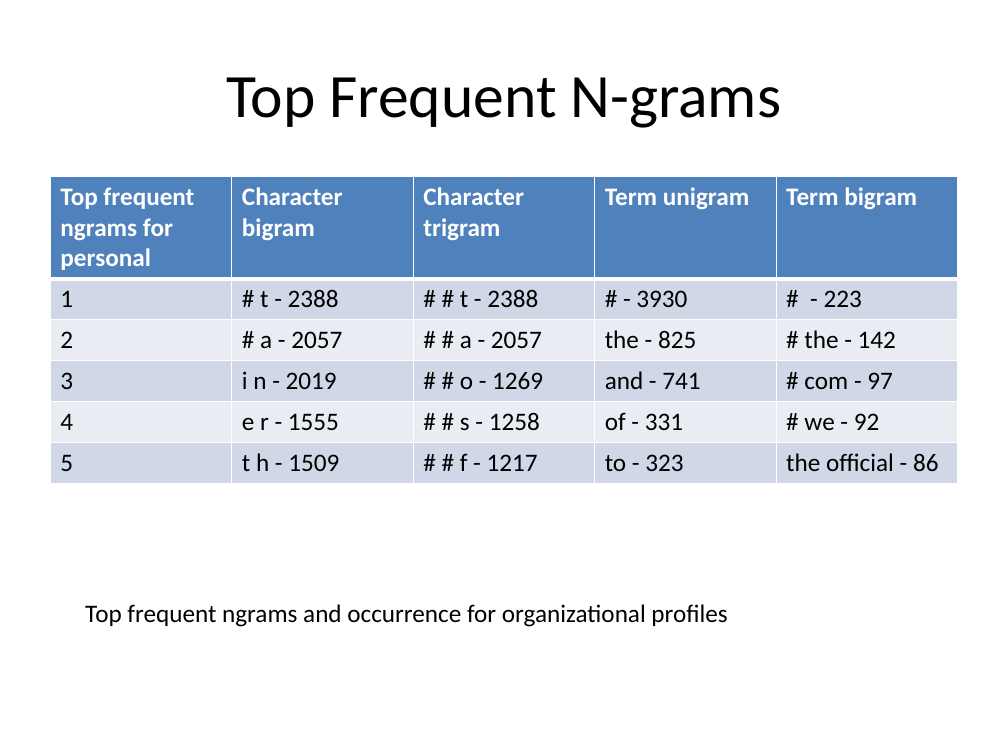
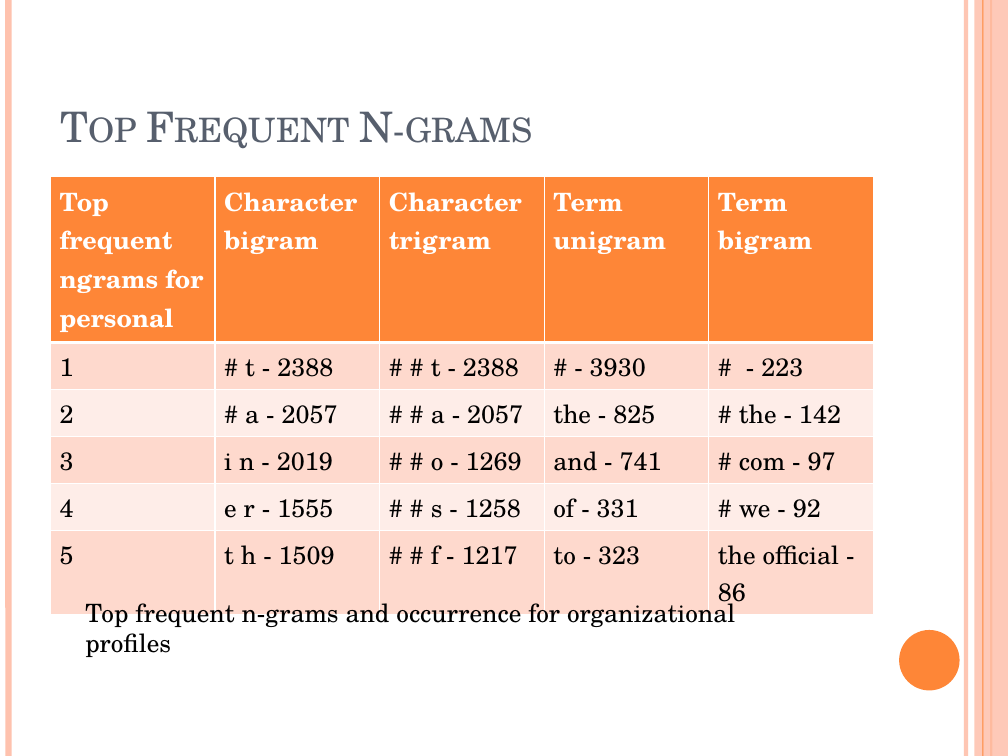
Before and after one commit to ttang10/Organization_Detection_ML, a slide deck: slide 14 of Organization Detection.pptx. Drawn at 1008x756 pixels with LibreOffice and Linux fonts; fonts in the diff are those of the drawing. Boxes give left, top, right and bottom in pixels: in the first picture for what was removed or moved away, otherwise in the second. Text is boxed around its words. In the diff, an @@ line names an element or a change of style, - is before the commit and + after.

```diff
--- a/Organization Detection.pptx
+++ b/Organization Detection.pptx
@@ line added from (8, 0) to (8, 756), #FEC3AE 4.5 pt @@
@@ line added from (966, 0) to (966, 756), #FEC3AE 3 pt @@
@@ rectangle added at (975, 0, 1008, 756), fill #FEC3AE at 87% opacity @@
@@ line added from (983, 0) to (983, 756), #FE8637 0.75 pt @@
@@ line added from (991, 0) to (991, 756), #FE8637 1.5 pt @@
@@ title "Top Frequent N-grams" at (360, 111, 533, 143): size 44 to 30 pt, font Calibri to TeX Gyre Schola, text colour #000000 to #575F6D, small capitals on; alignment centre to left; vertical alignment middle to bottom @@
@@ table at (50, 176, 872, 613) @@
@@ fill #4F81BD to #FE8637 in row 1 @@
@@ fill #D0D8E8 to #FFD9CE in 15 cells @@
@@ fill #E9EDF4 to #FFEDE8 in 10 cells @@
@@ font Calibri to TeX Gyre Schola @@
@@ table: place and size @@
-table at (50, 176, 958, 482)
+table at (50, 176, 872, 613)
@@ text at (85, 597, 735, 657): text changed; font Calibri to TeX Gyre Schola @@
-Top frequent ngrams and occurrence for organizational profiles
+Top frequent n-grams and occurrence for organizational profiles
@@ ellipse added at (899, 630, 960, 690), fill #FE8637 @@
```
Also in this commit, not shown: 19 other slides changed, 2 slides added.
